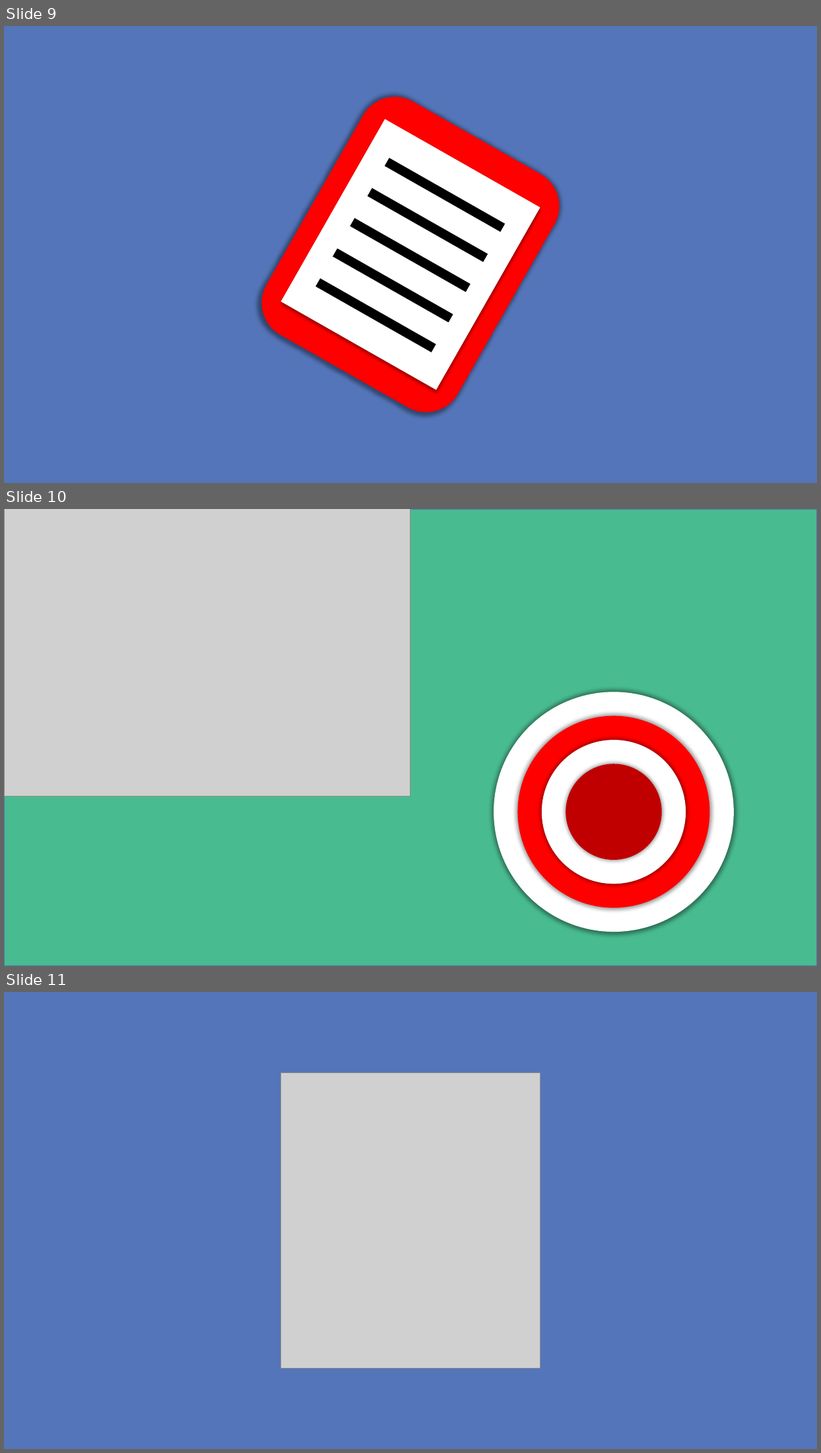
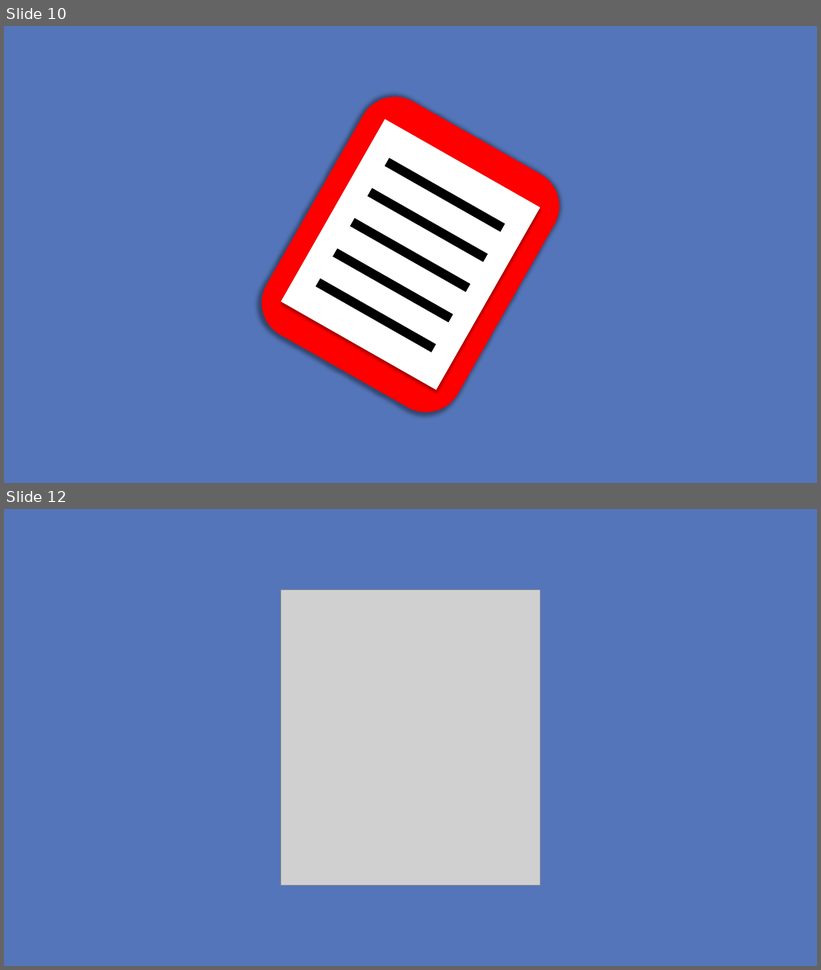
Before and after one commit to melccc/assets, a slide deck: Presentations/Coaching.pptx. Shown one above the other, each under a label of ours: slides 9, 10 and 11 before the commit, slides 10 and 12 after it; the slides between them are not shown. The pictures are 821x1453 and 821x970 pixels, drawn with LibreOffice and Linux fonts; fonts in the diff are those of the drawing; grey boxes stand for pictures. Boxes give left, top, right and bottom in pixels: in the first picture for what was removed or moved away, otherwise in the second. Text is boxed around its words. In the diff, an @@ line names an element or a change of style, - is before the commit and + after.

```diff
--- a/Presentations/Coaching.pptx
+++ b/Presentations/Coaching.pptx
@@ slide 10 removed at (4, 509, 817, 966), background #FFFFFF @@
@@ rectangle removed at (4, 509, 817, 966) @@
@@ picture removed at (4, 509, 411, 796) @@
@@ ellipse removed at (494, 692, 734, 932) @@
@@ ellipse removed at (518, 716, 710, 908) @@
@@ ellipse removed at (542, 740, 686, 884) @@
@@ ellipse removed at (566, 764, 661, 859) @@
@@ what was slide 9 is now slide 10 @@
@@ what was slide 11 is now slide 12 @@
```
Also in this commit, not shown: 3 slides added, 5 other files.
